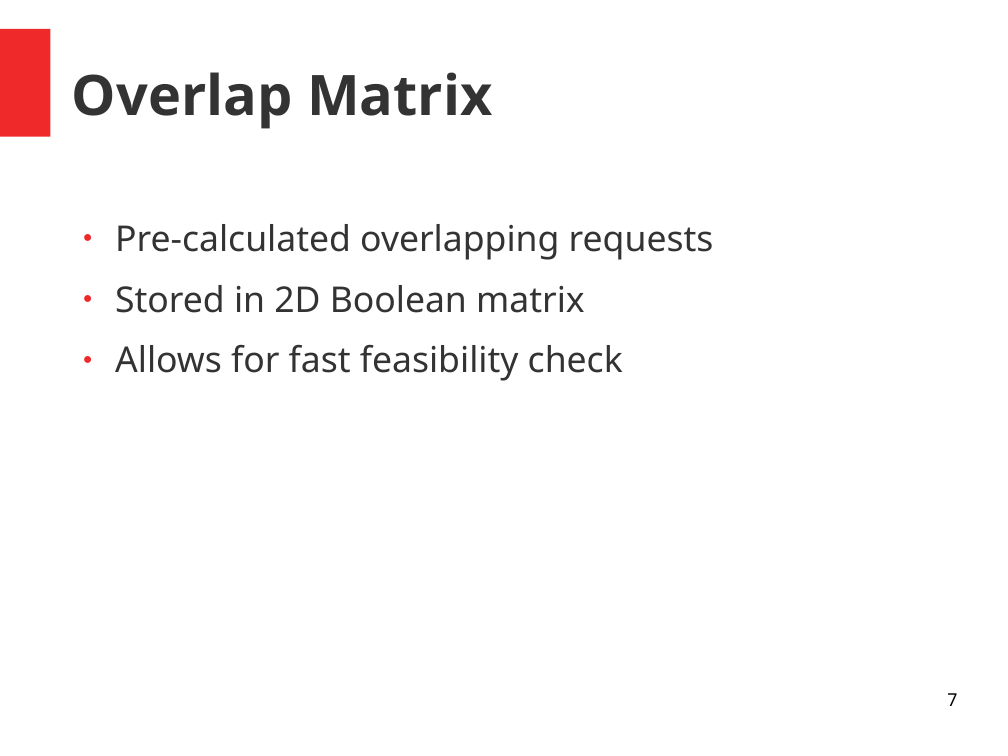
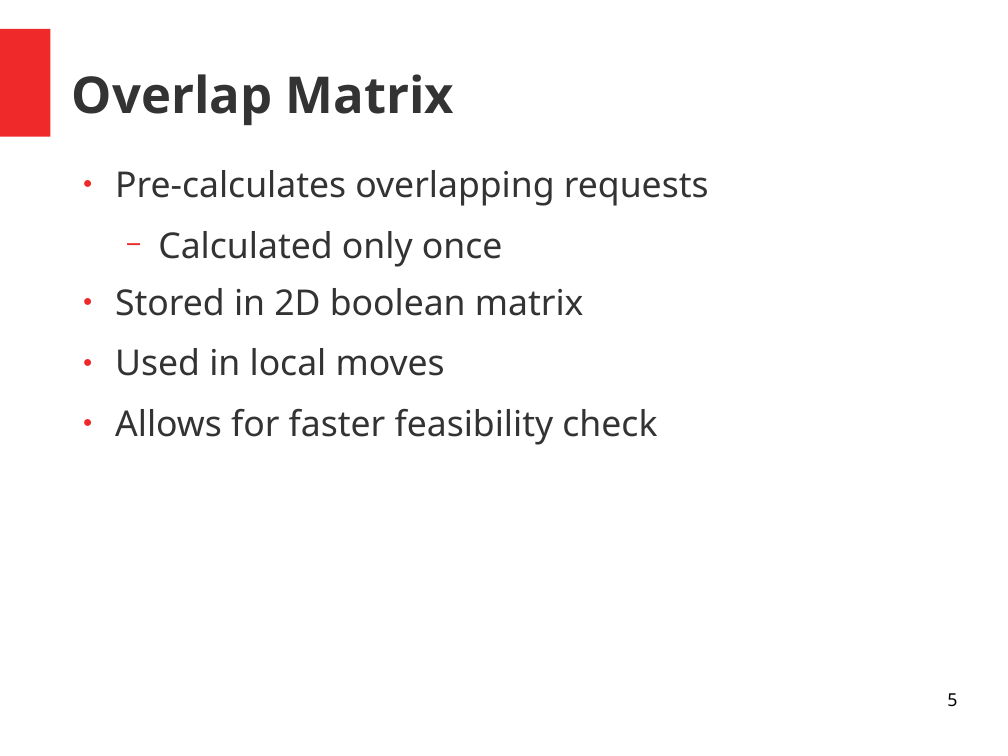
Before and after one commit to dries007/ProjectAI-CarSharing, a slide deck: slide 5 of Paper/ppt/presentation.odp (slide 7 before the commit). Drawn at 1008x756 pixels with LibreOffice and Linux fonts; fonts in the diff are those of the drawing. Boxes give left, top, right and bottom in pixels: in the first picture for what was removed or moved away, otherwise in the second. Text is boxed around its words. In the diff, an @@ line names an element or a change of style, - is before the commit and + after.

Commit message:
Presentation & Typos in paper

```diff
--- a/Paper/ppt/presentation.odp
+++ b/Paper/ppt/presentation.odp
@@ title "Overlap Matrix" at (72,74,454,125): size 44 to 40 pt @@
@@ text at (115,170,709,445): text changed @@
-● Pre-calculated overlapping requests
-● Stored in 2D Boolean matrix
-● Allows for fast feasibility check
+● Pre-calculates overlapping requests
+  − Calculated only once
+● Stored in 2D boolean matrix
+● Used in local moves
+● Allows for faster feasibility check
@@ page number at (947,693,957,707): text changed @@
-7
+5
```
Also in this commit, not shown: 9 other slides changed, 7 slides added, 8 slides removed, 3 other files.
